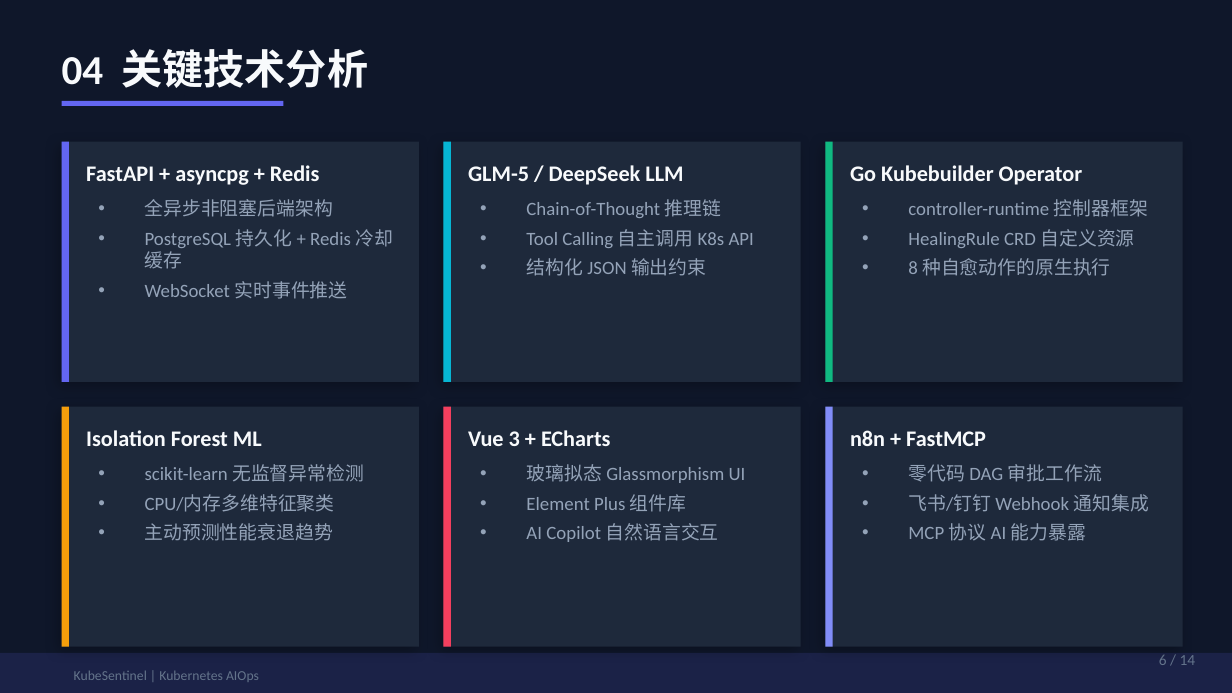
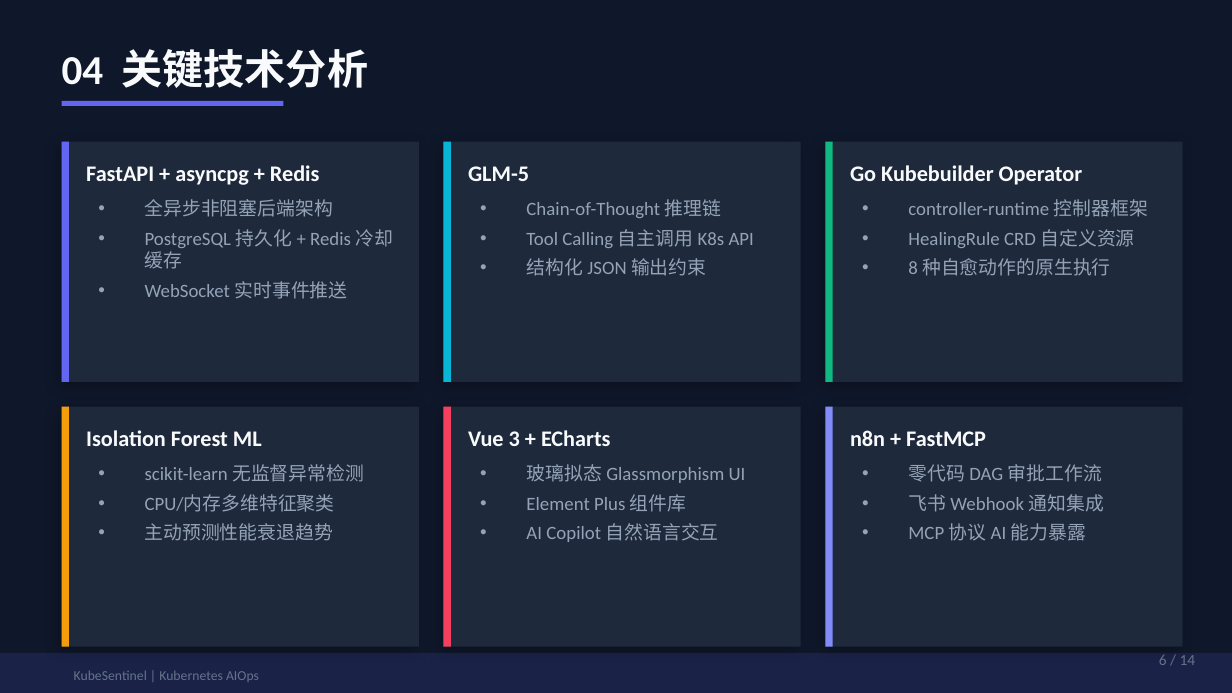
Before and after one commit to liuyu6610/kubenete-Aiops, a slide deck: slide 6 of docs/KubeSentinel-GraduationDefense.pptx. Drawn at 1232x693 pixels with LibreOffice and Linux fonts; fonts in the diff are those of the drawing. Boxes give left, top, right and bottom in pixels: in the first picture for what was removed or moved away, otherwise in the second. Text is boxed around its words. In the diff, an @@ line names an element or a change of style, - is before the commit and + after.

```diff
--- a/docs/KubeSentinel-GraduationDefense.pptx
+++ b/docs/KubeSentinel-GraduationDefense.pptx
@@ text at <box>468,166,529,181</box>: text changed @@
-GLM-5 / DeepSeek LLM
+GLM-5
@@ text at <box>908,494,1104,512</box>: text changed @@
-• 飞书/钉钉 Webhook 通知集成
+• 飞书 Webhook 通知集成
```
Also in this commit, not shown: 5 other slides changed, 4 other files.
